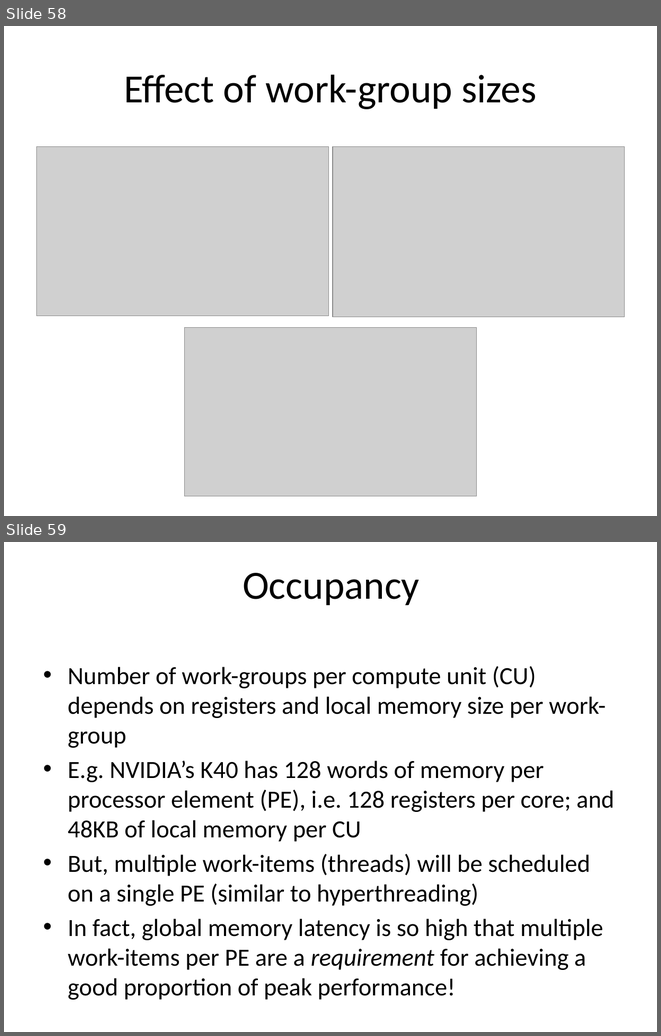
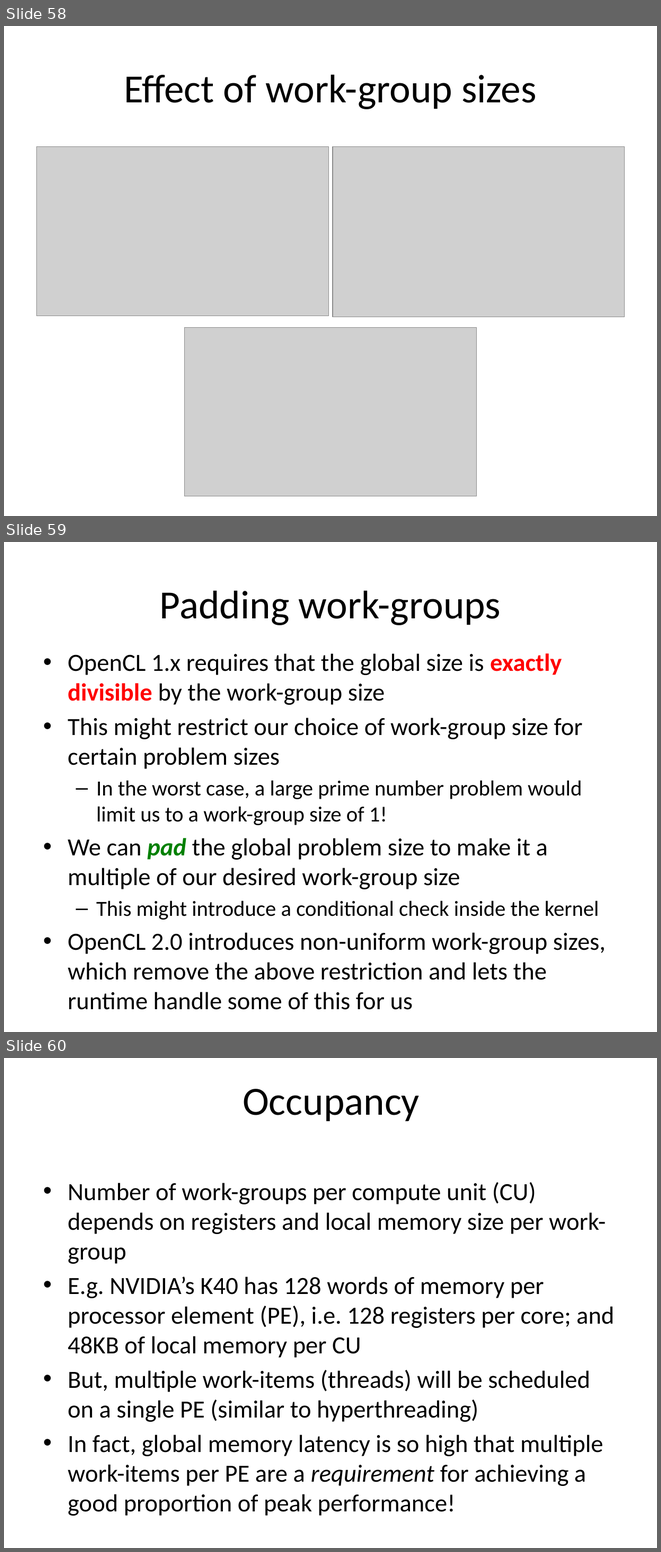
Before and after one commit to UoB-HPC/opencl-training-code, a slide deck: slides/advanced_part3.pptx. Shown one above the other, each under a label of ours: slides 58 and 59 before the commit, slides 58, 59 and 60 after it. The pictures are 661x1036 and 661x1552 pixels, drawn with LibreOffice and Linux fonts; fonts in the diff are those of the drawing; grey boxes stand for pictures. Boxes give left, top, right and bottom in pixels: in the first picture for what was removed or moved away, otherwise in the second. Text is boxed around its words. In the diff, an @@ line names an element or a change of style, - is before the commit and + after.

Commit message:
Add slide about padding work-groups and non-uniform work-groups

```diff
--- a/slides/advanced_part3.pptx
+++ b/slides/advanced_part3.pptx
@@ slide 59 added at (4,542,657,1032), background #FFFFFF @@
@@ title added at (160,590,501,625), 44 pt, text #000000 @@
+Padding work-groups
@@ text added at (68,653,606,1009), 27.2 pt, text #000000 @@
+• OpenCL 1.x requires that the global size is exactly divisible by the work-group size
+• This might restrict our choice of work-group size for certain problem sizes
+  – In the worst case, a large prime number problem would limit us to a work-group size of 1!
+• We can pad the global problem size to make it a multiple of our desired work-group size
+  – This might introduce a conditional check inside the kernel
+• OpenCL 2.0 introduces non-uniform work-group sizes, which remove the above restriction and lets the runtime handle some of this for us
@@ what was slide 59 is now slide 60 @@
```
